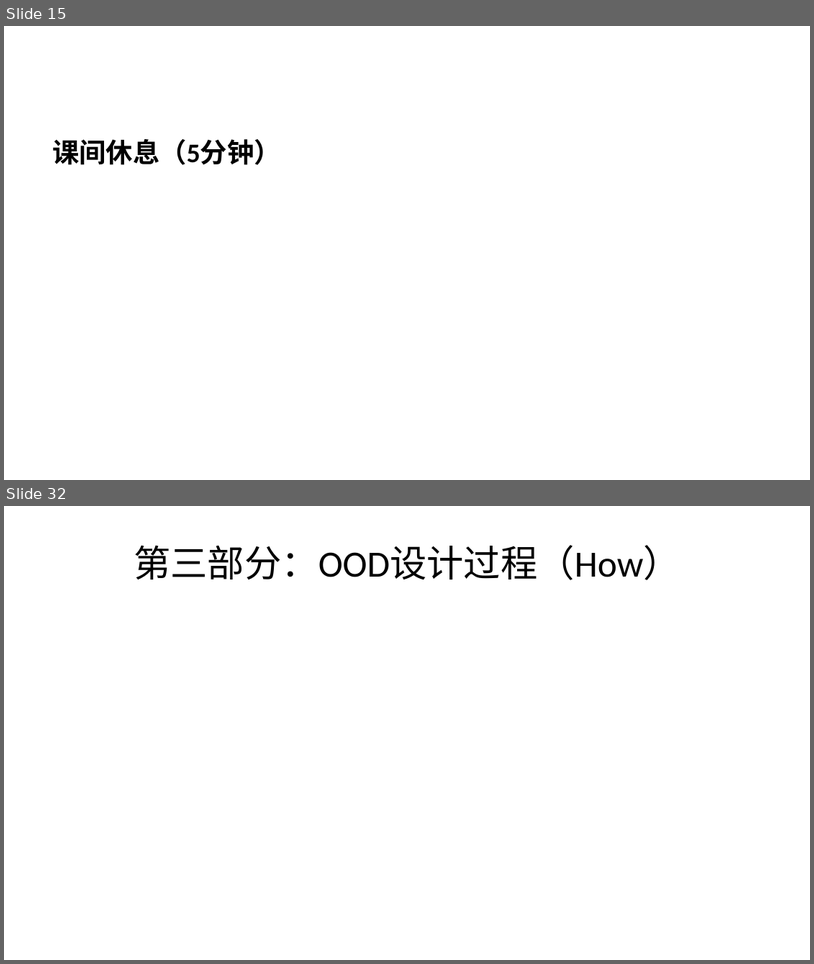
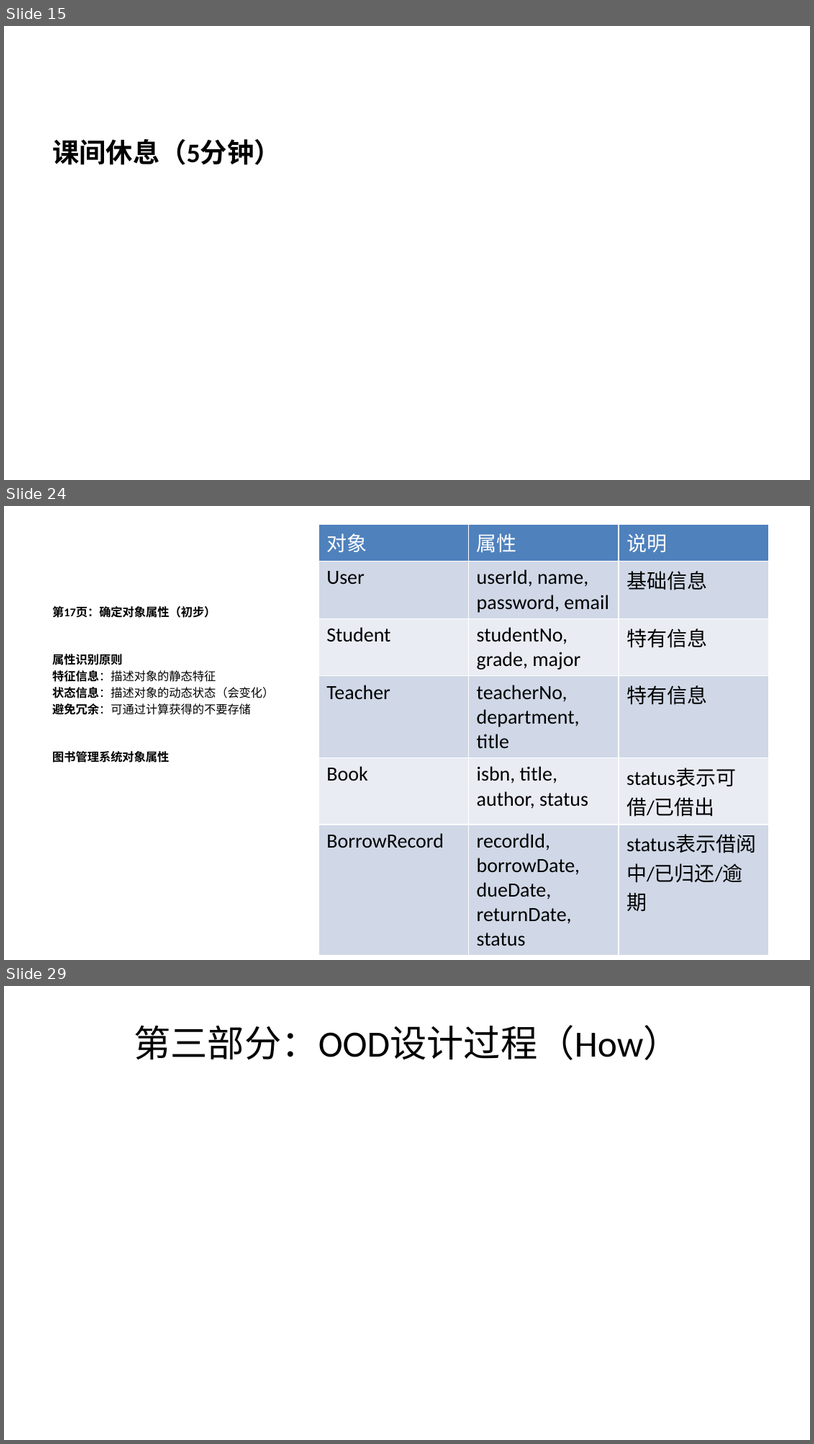
Before and after one commit to minzuuniversity/sqlrustgo, a slide deck: docs/教学计划/PPT/第3讲-面向对象分析设计与实现.pptx. Shown one above the other, each under a label of ours: slides 15 and 32 before the commit, slides 15, 24 and 29 after it; the slides between them are not shown. The pictures are 814x964 and 814x1444 pixels, drawn with LibreOffice and Linux fonts; fonts in the diff are those of the drawing. Boxes give left, top, right and bottom in pixels: in the first picture for what was removed or moved away, otherwise in the second. Text is boxed around its words. In the diff, an @@ line names an element or a change of style, - is before the commit and + after.

```diff
--- a/docs/教学计划/PPT/第3讲-面向对象分析设计与实现.pptx
+++ b/docs/教学计划/PPT/第3讲-面向对象分析设计与实现.pptx
@@ slide 24 added at [4,506,810,960], background #FFFFFF @@
@@ table added at [319,524,769,949], 6 rows, 3 columns @@
+对象 | 属性 | 说明
+User | userId, name, password, email | 基础信息
+Student | studentNo, grade, major | 特有信息
+Teacher | teacherNo, department, title | 特有信息
+Book | isbn, title, author, status | status表示可借/已借出
+BorrowRecord | recordId, borrowDate, dueDate, returnDate, status | status表示借阅中/已归还/逾期
@@ text added at [52,606,274,762], 10.5 pt, text #000000, bold @@
+第17页：确定对象属性（初步）
+属性识别原则
+特征信息：描述对象的静态特征
+状态信息：描述对象的动态状态（会变化）
+避免冗余：可通过计算获得的不要存储
+图书管理系统对象属性
@@ what was slide 32 is now slide 29 @@
```
Also in this commit, not shown: 26 slides changed, 5 other slides added, 9 slides removed.
